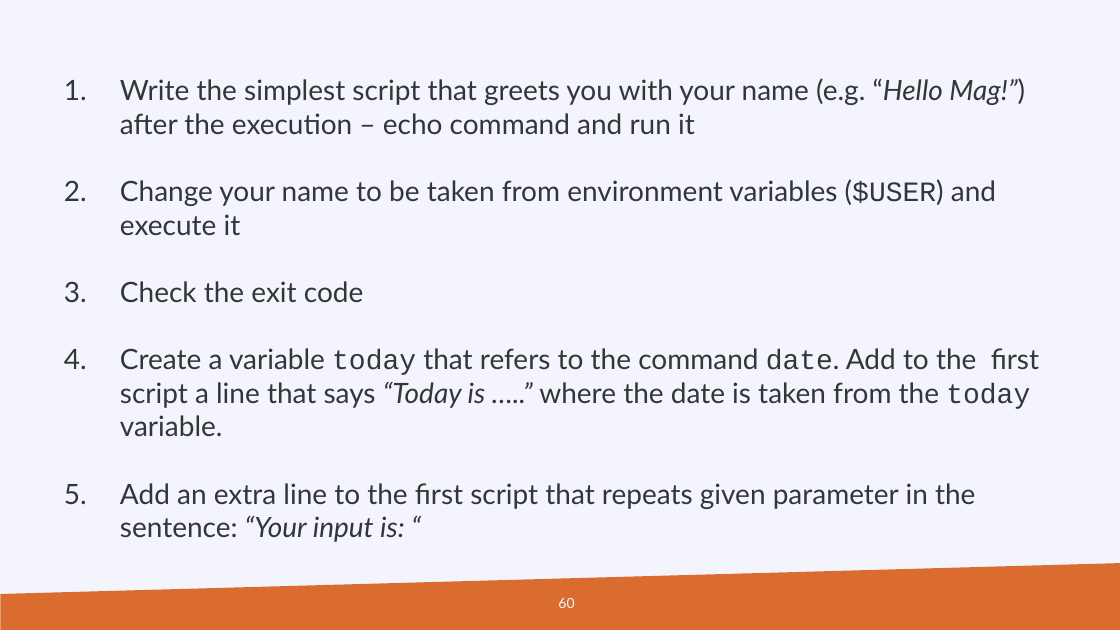
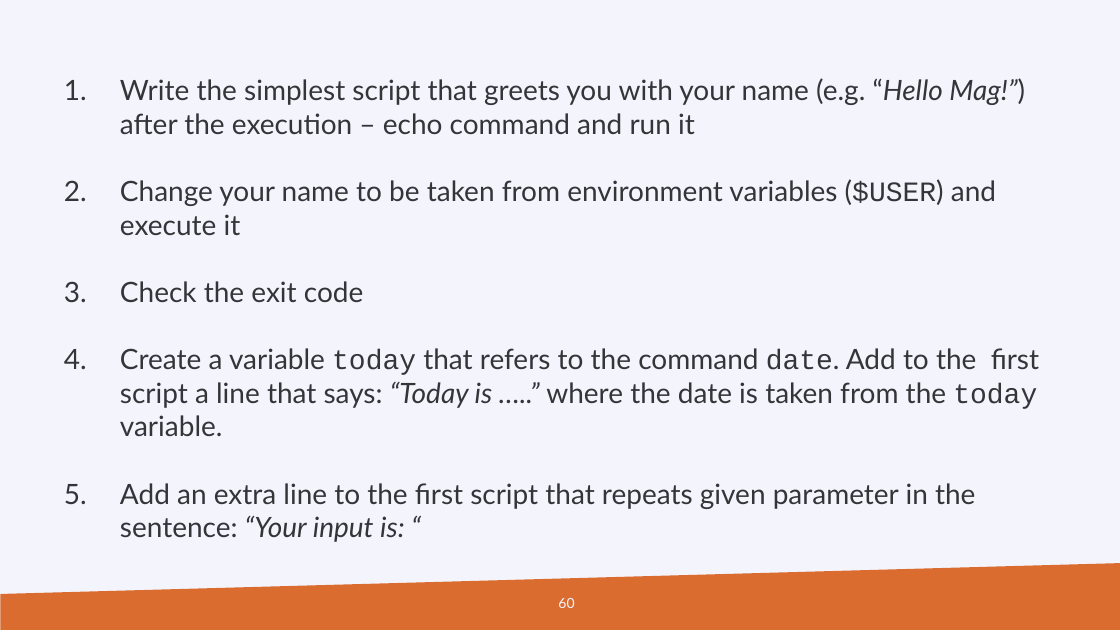
Before and after one commit to hpcleuven/Linux-scripting, a slide deck: slide 60 of Linux-scripting.pptx. Drawn at 1120x630 pixels with LibreOffice and Linux fonts; fonts in the diff are those of the drawing; background and template pictures are left out. Boxes give left, top, right and bottom in pixels: in the first picture for what was removed or moved away, otherwise in the second. Text is boxed around its words. In the diff, an @@ line names an element or a change of style, - is before the commit and + after.

```diff
--- a/Linux-scripting.pptx
+++ b/Linux-scripting.pptx
@@ text at (120, 348, 1039, 436): text changed @@
-4. Create a variable today that refers to the command date. Add to the first script a line that says “Today is …..” where the date is taken from the today variable.
+4. Create a variable today that refers to the command date. Add to the first script a line that says: “Today is …..” where the date is taken from the today variable.
```
Also in this commit, not shown: 18 other slides changed, 1 other file.
